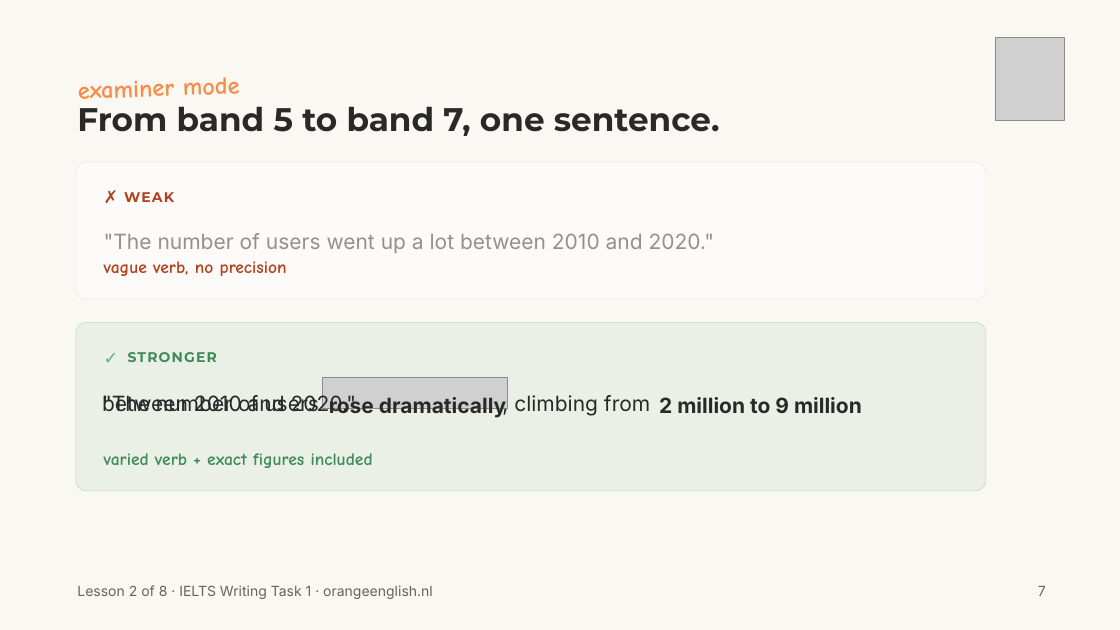
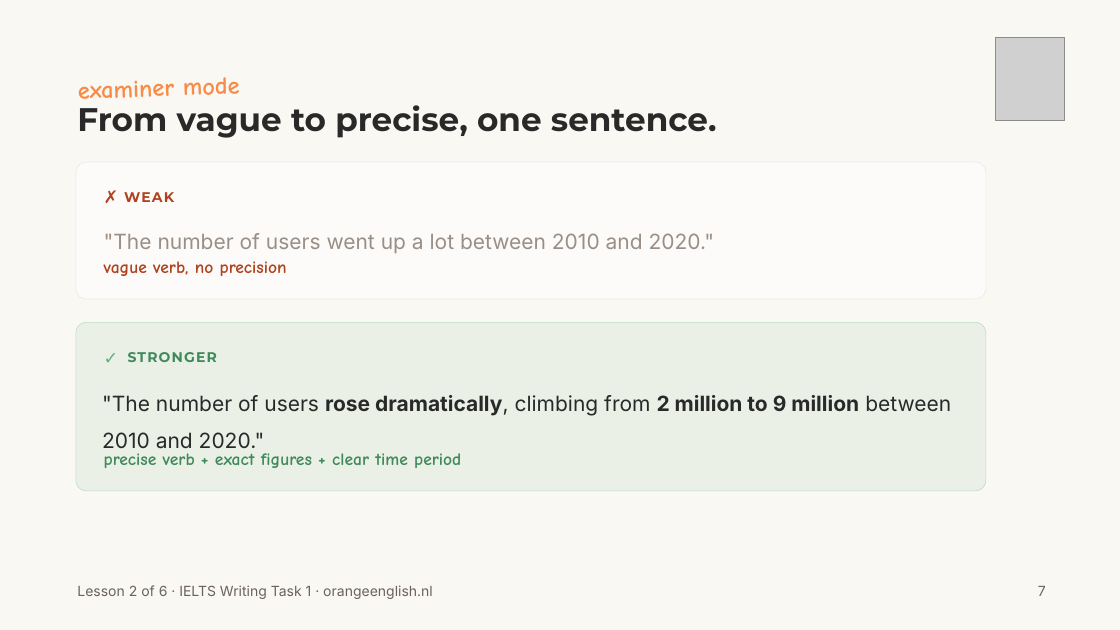
Before and after one commit to orangeenglishielts/linegraphs, a slide deck: slide 7 of Lesson 2/OrangeEnglish_Lesson2_VocabularyForTrends.pptx. Drawn at 1120x630 pixels with LibreOffice and Linux fonts; fonts in the diff are those of the drawing; grey boxes stand for pictures; background and template pictures are left out. Boxes give left, top, right and bottom in pixels: in the first picture for what was removed or moved away, otherwise in the second. Text is boxed around its words. In the diff, an @@ line names an element or a change of style, - is before the commit and + after.

```diff
--- a/Lesson 2/OrangeEnglish_Lesson2_VocabularyForTrends.pptx
+++ b/Lesson 2/OrangeEnglish_Lesson2_VocabularyForTrends.pptx
@@ text at (x1=77, y1=105, x2=717, y2=138): text changed @@
-From band 5 to band 7, one sentence.
+From vague to precise, one sentence.
@@ picture removed at (x1=323, y1=377, x2=507, y2=408) @@
@@ text at (x1=102, y1=395, x2=951, y2=449): text changed @@
-between 2010 and 2020."
+"The number of users rose dramatically, climbing from 2 million to 9 million between 2010 and 2020."
@@ text removed at (x1=102, y1=395, x2=319, y2=412) @@
-"The number of users
@@ text removed at (x1=329, y1=395, x2=506, y2=418) @@
-rose dramatically
@@ text removed at (x1=659, y1=397, x2=862, y2=413) @@
-2 million to 9 million
@@ text at (x1=104, y1=453, x2=461, y2=468): text changed @@
-varied verb + exact figures included
+precise verb + exact figures + clear time period
@@ text at (x1=77, y1=585, x2=433, y2=599): text changed @@
-Lesson 2 of 8 · IELTS Writing Task 1 · orangeenglish.nl
+Lesson 2 of 6 · IELTS Writing Task 1 · orangeenglish.nl
```
Also in this commit, not shown: 8 other slides changed, 45 other files.
